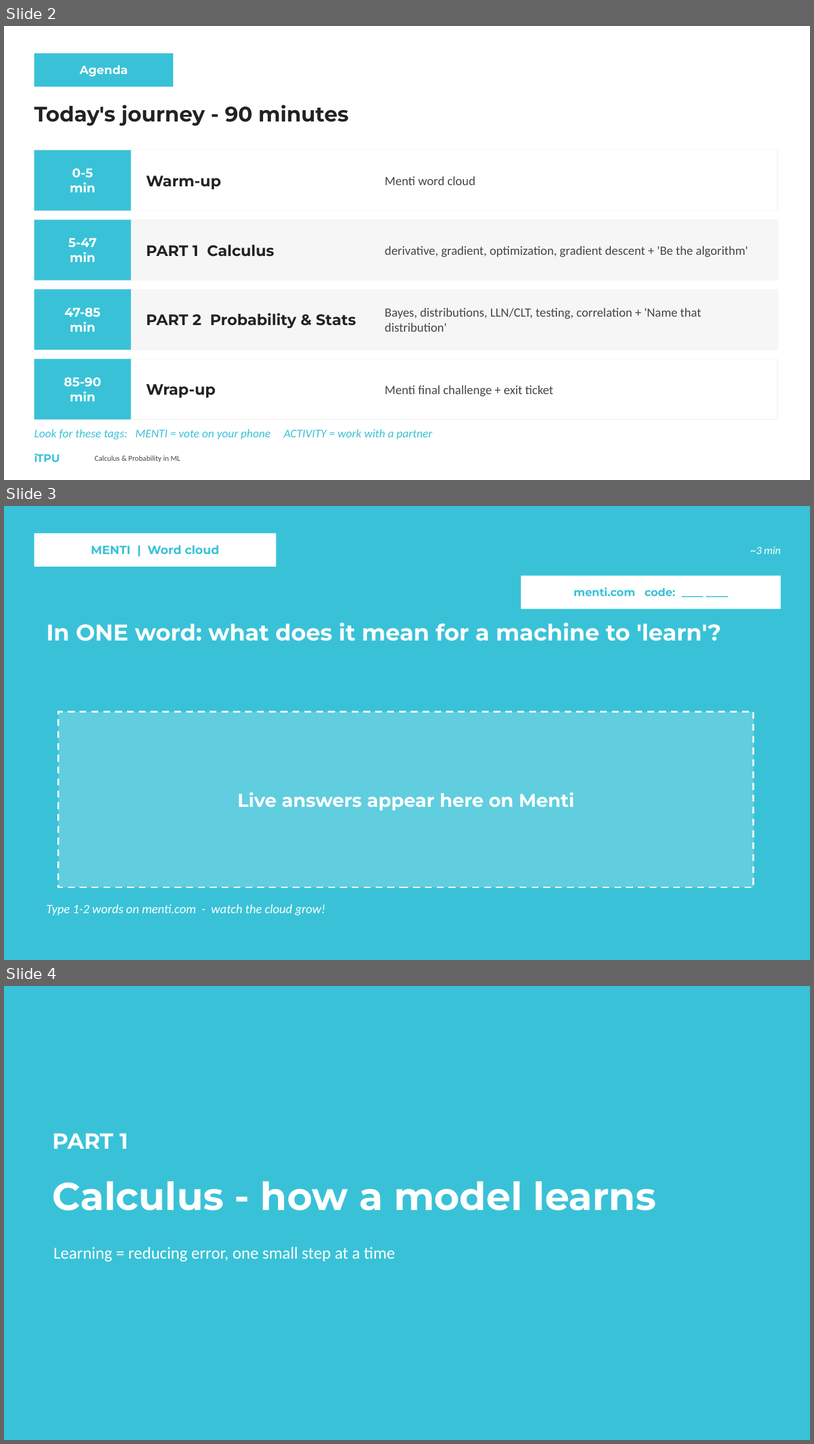
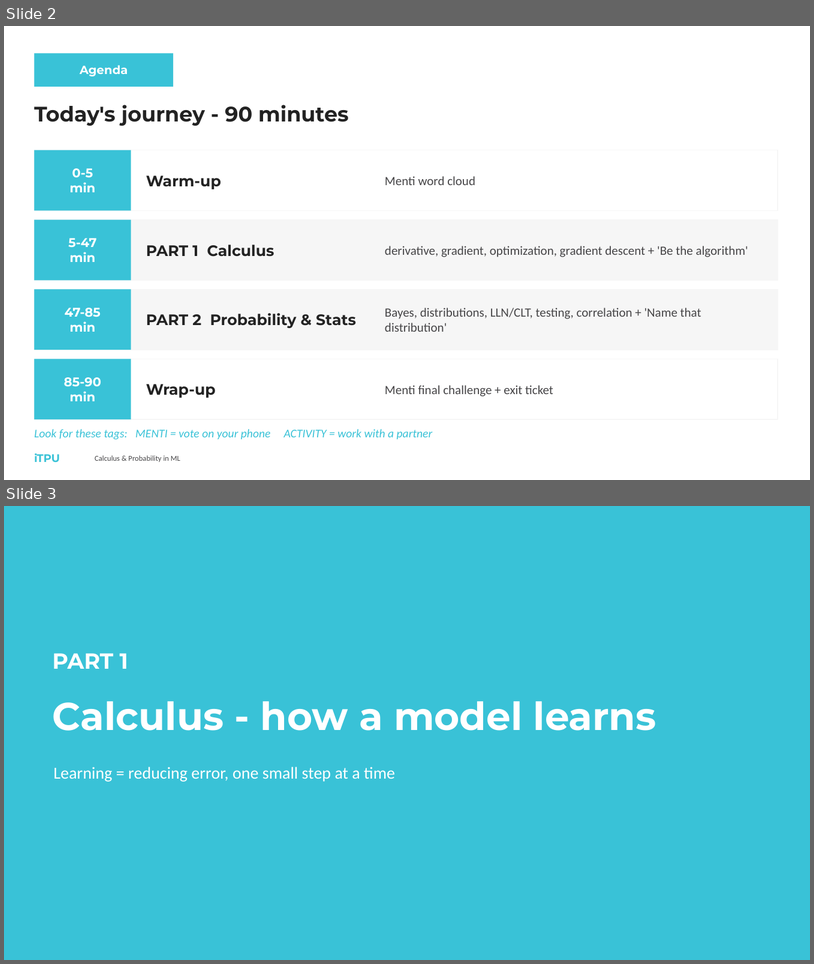
Before and after one commit to dilrabonu/itpu-course-materials, a slide deck: courses/03-introduction-to-machine-learning/17-calculus-basics/Topics7_8_Lesson_90min.pptx. Shown one above the other, each under a label of ours: slides 2, 3 and 4 before the commit, slides 2 and 3 after it. The pictures are 814x1444 and 814x964 pixels, drawn with LibreOffice and Linux fonts; fonts in the diff are those of the drawing. Boxes give left, top, right and bottom in pixels: in the first picture for what was removed or moved away, otherwise in the second. Text is boxed around its words. In the diff, an @@ line names an element or a change of style, - is before the commit and + after.

```diff
--- a/courses/03-introduction-to-machine-learning/17-calculus-basics/Topics7_8_Lesson_90min.pptx
+++ b/courses/03-introduction-to-machine-learning/17-calculus-basics/Topics7_8_Lesson_90min.pptx
@@ slide 3 removed at bbox=[4, 506, 810, 960], background #39C2D7 @@
@@ rectangle removed at bbox=[34, 533, 276, 567] @@
@@ text removed at bbox=[91, 545, 219, 554] @@
-MENTI | Word cloud
@@ text removed at bbox=[751, 546, 781, 554] @@
-~3 min
@@ rectangle removed at bbox=[521, 576, 782, 609] @@
@@ text removed at bbox=[574, 587, 675, 596] @@
-menti.com code: ____ ____
@@ text removed at bbox=[47, 622, 722, 641] @@
-In ONE word: what does it mean for a machine to 'learn'?
@@ rectangle removed at bbox=[59, 712, 754, 887] @@
@@ text removed at bbox=[237, 792, 575, 810] @@
-Live answers appear here on Menti
@@ text removed at bbox=[47, 904, 326, 915] @@
-Type 1-2 words on menti.com - watch the cloud grow!
@@ what was slide 4 is now slide 3 @@
```
Also in this commit, not shown: 3 other slides removed, 1 other file.
